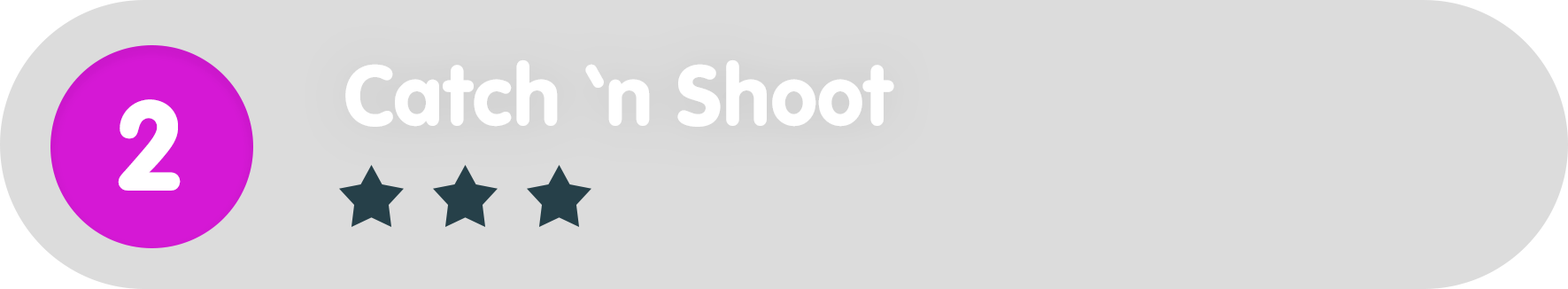
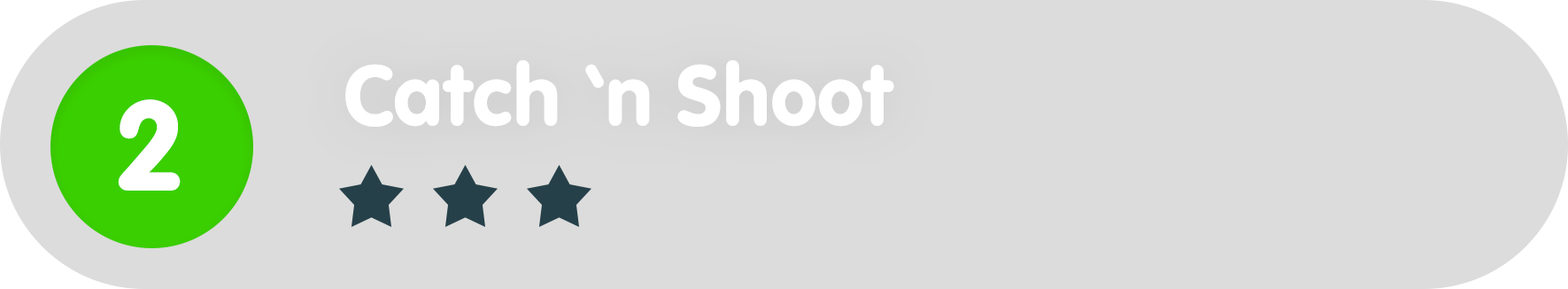
The second w=1568, h=289 image is a revision of the first. Changes to its layers:
painted on "Ellipse_green" over [50, 45, 254, 248]
